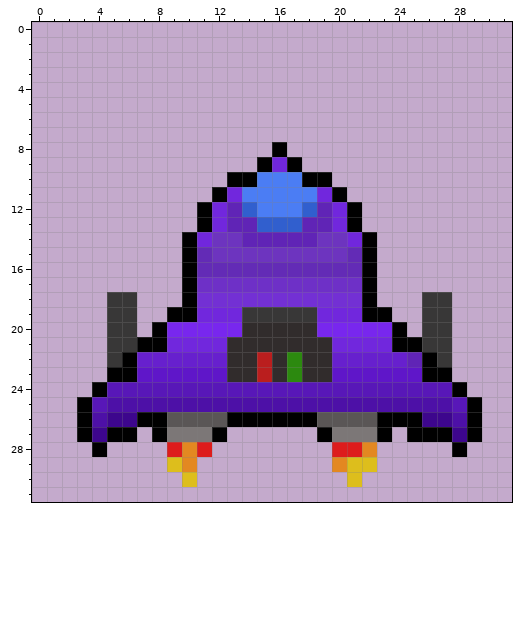
Two states of a pixel-art sprite, sprites/images/s_Player_0.png. Above: the version before the commit.
The file is 64x64 pixels, drawn in blocks of 2x2; one block is one cell here. Colours within 5 levels of each other are drawn and written as one.
New version:
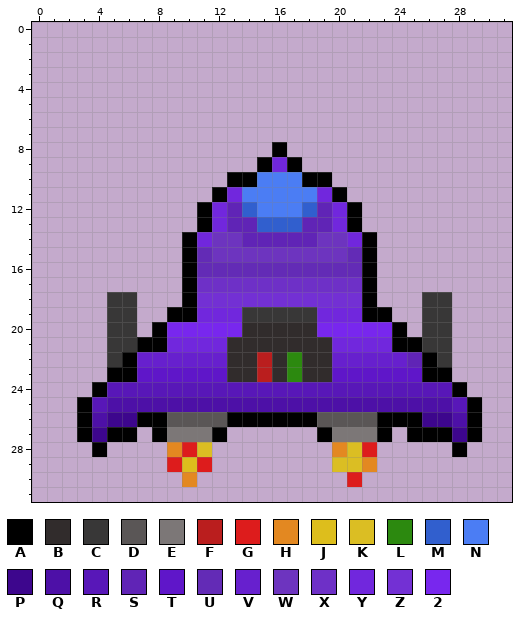
Palette (. is transparent): A #000000  B #312c2c  C #383737  D #5a5656  E #7c7777  F #ba1e1e  G #dd1c1c  H #e38821  J #ddbe1c  K #dbbe23  L #2c890f  M #315fce  N #4b7df4  P #3d068d  Q #4d10a7  R #5817b8  S #6024b6  T #5f16c9  U #632bb6  V #6720ce  W #6d34bf  X #6e30c7  Y #7127dd  Z #7330d4  2 #7827ee
What changed:
y 28: x 9..11 GHG -> HGK; x 20..22 GGH -> HKG
y 29: x 9..11 JH. -> GJG; x 20..22 HJJ -> KKH
y 30: x 10 J -> H; x 21 J -> G
